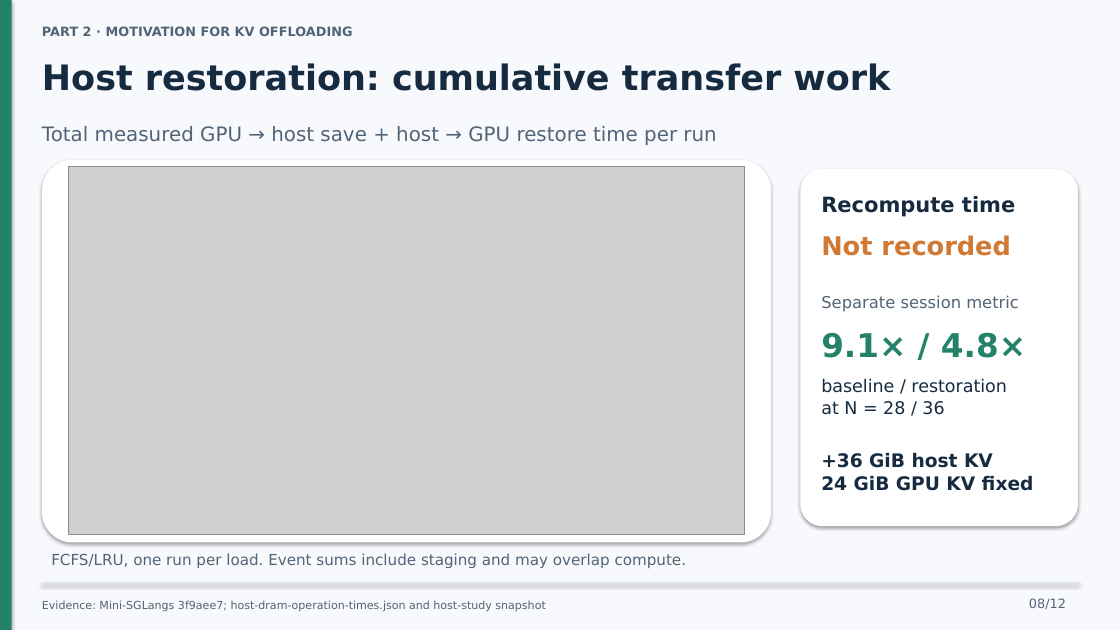
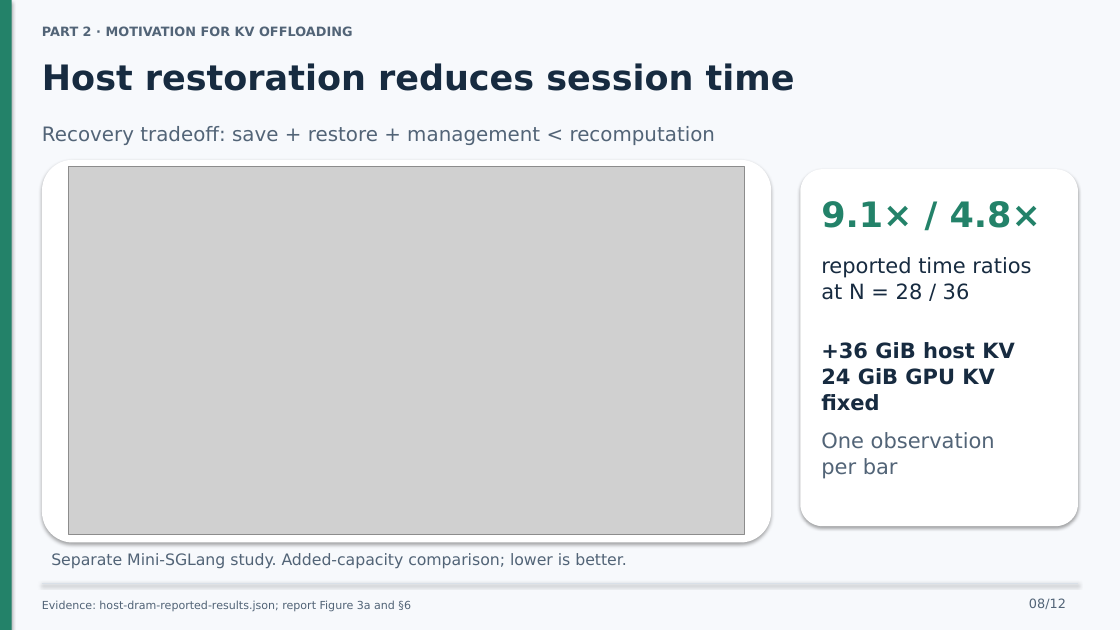
Before and after one commit to ahz-r3v/Distributed-System-Project, a slide deck: slide 8 of presentation/cachewise-10-minute-talk.pptx. Drawn at 1120x630 pixels with LibreOffice and Linux fonts; fonts in the diff are those of the drawing; grey boxes stand for pictures. Boxes give left, top, right and bottom in pixels: in the first picture for what was removed or moved away, otherwise in the second. Text is boxed around its words. In the diff, an @@ line names an element or a change of style, - is before the commit and + after.

Commit message:
docs: restore recovery comparison with cumulative serving-time label

```diff
--- a/presentation/cachewise-10-minute-talk.pptx
+++ b/presentation/cachewise-10-minute-talk.pptx
@@ text at (x1=42, y1=63, x2=795, y2=91): text changed @@
-Host restoration: cumulative transfer work
+Host restoration reduces session time
@@ text at (x1=42, y1=126, x2=716, y2=145): text changed @@
-Total measured GPU → host save + host → GPU restore time per run
+Recovery tradeoff: save + restore + management < recomputation
@@ text "9.1× / 4.8×" moved from (x1=821, y1=332, x2=1026, y2=358) to (x1=821, y1=201, x2=1041, y2=228) @@
@@ text "9.1× / 4.8×" at (x1=821, y1=201, x2=1041, y2=228): size 28 to 30 pt; line spacing 34.4pt to 36.9pt @@
@@ text removed at (x1=821, y1=196, x2=1015, y2=217) @@
-Recompute time
@@ text at (x1=821, y1=257, x2=1031, y2=300): text changed; size 22 to 18 pt; text colour #CF7934 to #172B40; bold off @@
-Not recorded
+reported time ratios
+at N = 28 / 36
@@ text removed at (x1=821, y1=295, x2=1019, y2=312) @@
-Separate session metric
@@ text at (x1=821, y1=342, x2=1014, y2=359): size 16 to 18 pt in "+36 GiB host KV"; line spacing 19.7pt to 22.1pt @@
@@ text "+36 GiB host KV" moved from (x1=821, y1=452, x2=1034, y2=491) to (x1=821, y1=342, x2=1014, y2=411) @@
@@ text at (x1=821, y1=368, x2=995, y2=411): text changed; size 16 to 18 pt @@
-24 GiB GPU KV fixed
+24 GiB GPU KV
+fixed
@@ text removed at (x1=821, y1=378, x2=1007, y2=415) @@
-baseline / restoration
-at N = 28 / 36
@@ text added at (x1=821, y1=432, x2=995, y2=479), 18 pt, text #526477 @@
+One observation
+per bar
@@ text at (x1=51, y1=553, x2=627, y2=569): text changed; size 13 to 13.5 pt @@
-FCFS/LRU, one run per load. Event sums include staging and may overlap compute.
+Separate Mini-SGLang study. Added-capacity comparison; lower is better.
@@ text at (x1=42, y1=601, x2=411, y2=612): text changed @@
-Evidence: Mini-SGLangs 3f9aee7; host-dram-operation-times.json and host-study snapshot
+Evidence: host-dram-reported-results.json; report Figure 3a and §6
```
Also in this commit, not shown: 8 other files.
